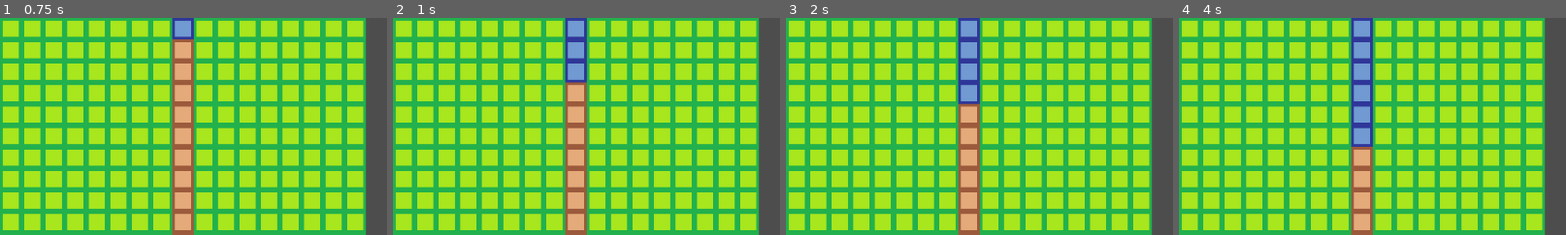
Above: before the commit, frames 1-4 (left to right).
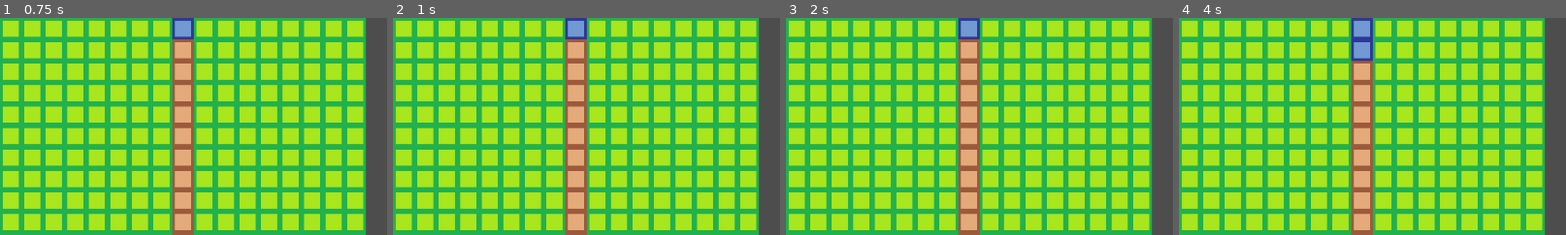
Above: after the commit, the same moments.

Repository: sho16ogura/cs292team5
Game: Godot game, scene res://mainGame.tscn
Two runs of this game, one before a commit and one after it. Both use one fixed random seed, a clock stepped at 60 frames per second and the inputs below.
Inputs (mouse positions are % of the whole screen's width and height, from its top left):
- Up to frame 1 (0.75 s): tap Enter at 0.5 s; move the mouse to (72, 45) at 0.52 s; click (72, 45) at 0.6 s
- Up to frame 2 (1 s): no input
- Up to frame 3 (2 s): tap Space at 1.25 s; move the mouse to (30, 55) at 1.27 s; click (30, 55) at 1.35 s
- Up to frame 4 (4 s): tap Enter at 2, 3.5 s; move the mouse to (60, 28) at 2.02 s; click (60, 28) at 2.1 s; tap Space at 2.75 s; move the mouse to (45, 70) at 2.77 s; click (45, 70) at 2.85 s; move the mouse to (80, 65) at 3.52 s; click (80, 65) at 3.6 s
The pictures show only the part of the screen within x 0-50%, y 0-50%; the shares and areas given below are measured in that part.

Frame 1 is identical in both runs. In frame 2, 1.2% of the frame differs, in the area x 44-51%, y 9-30%; in frame 3, 1.7%; in frame 4, 2.3%, in the area x 44-51%, y 19-60%.

Commit message:
final waterflow (for now)

Diff:
--- a/team5project/mainGame.gd
+++ b/team5project/mainGame.gd
@@ -111,16 +111,18 @@
 
 func _on_timer_timeout():
 
+	var lockout = 0
+
 	if tile_map.get_cell_atlas_coords(ground_layor, Vector2i(8, 0)) == Vector2i(1, 0):
 		tile_map.set_cell(ground_layor, Vector2i(8,0), 0, Vector2i(3,0))
-	elif tile_map.get_cell_atlas_coords(ground_layor, Vector2i(8, 0)) == Vector2i(3, 0):
+	elif tile_map.get_cell_atlas_coords(ground_layor, Vector2i(8, 0)) == Vector2i(3, 0) and tile_map.get_cell_atlas_coords(ground_layor, Vector2i(8, 1)) != Vector2i(3, 0):
 		tile_map.set_cell(ground_layor, Vector2i(8,1), 0, Vector2i(3,0))
+		lockout = 1
 
-	for row in range(15, -1, -1):
-		for col in range(11, -1 , -1):
-			var temp_vec = Vector2i(row + 1, col + 1)
-			print(temp_vec)
-			if tile_map.get_cell_atlas_coords(ground_layor, temp_vec) == Vector2i(3, 0):
+	for row in range(16, 0, -1):
+		for col in range(12, 0 , -1):
+			var temp_vec = Vector2i(row, col)
+			if tile_map.get_cell_atlas_coords(ground_layor, temp_vec) == Vector2i(3, 0) and lockout != 1:
 				if tile_map.get_cell_atlas_coords(ground_layor, tile_map.get_neighbor_cell(temp_vec, 4)) == Vector2i(1,0):
 					tile_map.set_cell(ground_layor, tile_map.get_neighbor_cell(temp_vec, 4), 0, Vector2i(3,0))
 				elif tile_map.get_cell_atlas_coords(ground_layor, tile_map.get_neighbor_cell(temp_vec, 8)) == Vector2i(1,0):
@@ -128,6 +130,8 @@
 				elif tile_map.get_cell_atlas_coords(ground_layor, tile_map.get_neighbor_cell(temp_vec, 0)) == Vector2i(1,0):
 					tile_map.set_cell(ground_layor, tile_map.get_neighbor_cell(temp_vec, 0), 0, Vector2i(3,0))
 
+	lockout = 0
+
 	#var pos = Vector2i(8, temp_count/100) #temp_count is divided by 100 to make things slower
 	#var source_id = 0
 	#var atlas_coord = Vector2i(3, 0) #river tile
--- a/team5project/mainGame.tscn
+++ b/team5project/mainGame.tscn
@@ -50,6 +50,7 @@
 layer_1/tile_data = PackedInt32Array()
 
 [node name="Timer" type="Timer" parent="TileMap"]
+wait_time = 2.0
 autostart = true
 
 [connection signal="timeout" from="TileMap/Timer" to="." method="_on_timer_timeout"]
